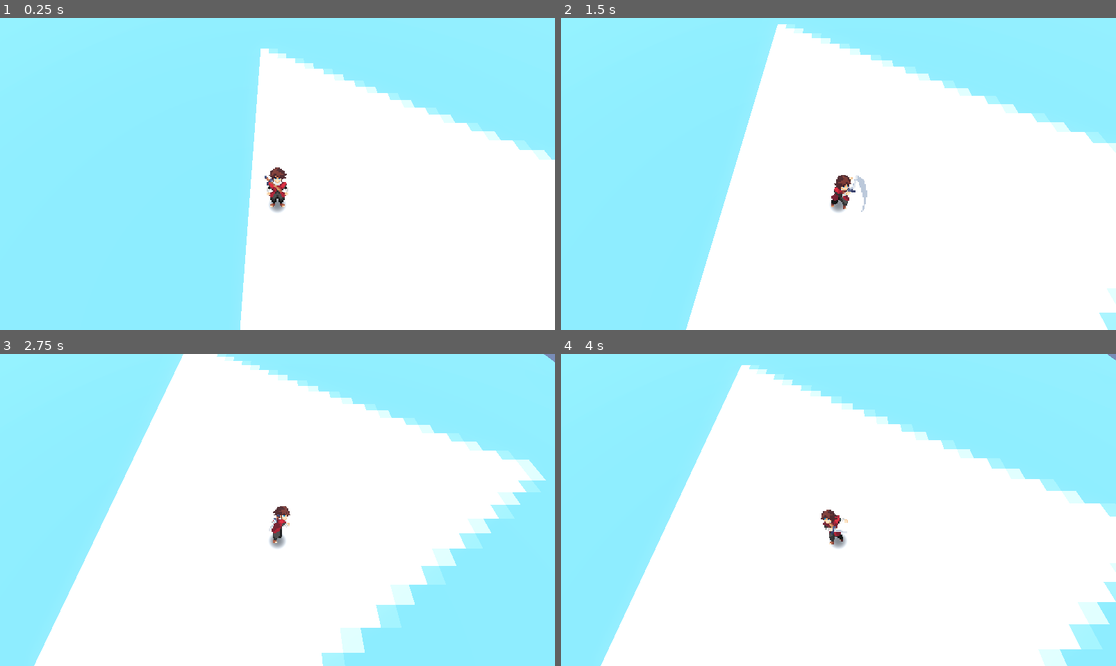
Above: before the commit, frames 1-4 (two rows, left to right).
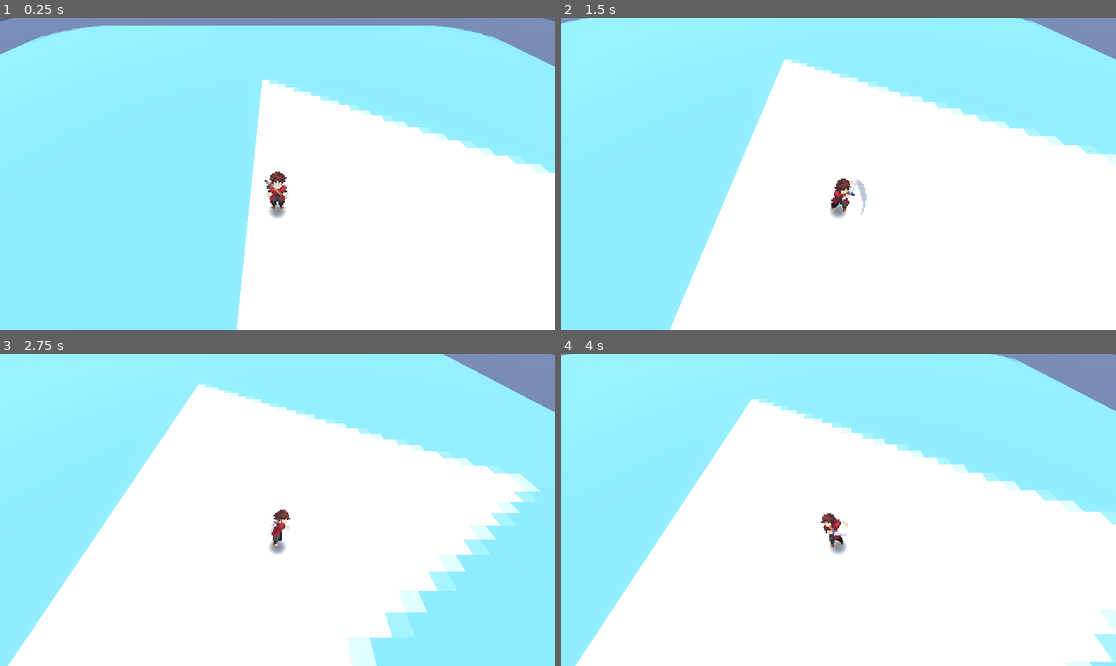
Above: after the commit, the same moments.

Repository: woliveira82/godot-prototype-2.5d
Game: Godot game, scene res://main.tscn
Same seed, same stepped clock (60 frames per second), same inputs: the game is played once before the commit and once after it. The engine's default icon, where the game draws it, is replaced by a stand-in: a white triangle on a blue panel in a dark square.
Inputs:
- Up to frame 1 (0.25 s): no input
- Up to frame 2 (1.5 s): hold D (right) 0.53-1.28 s; tap Space (attack) at 0.6, 1.35 s; hold S (down) from 1.28 s (still down)
- Up to frame 3 (2.75 s): release S (down) at 2.03 s; hold D (right) from 2.03 s (still down); tap Space (attack) at 2.1 s
- Up to frame 4 (4 s): release D (right) at 2.78 s; hold W (up) 2.78-3.53 s; tap Space (attack) at 2.85, 3.6 s; hold A (left) from 3.53 s (still down)

The runs differ from the first frame. In frame 1, 9.4% of the frame differs, in the area x 0-100%, y 0-100%; in frame 2, 8.3%; in frame 3, 13%, in the area x 1-100%, y 0-100%; in frame 4, 11%.

Commit message:
feat: add hitbox

Diff:
--- a/character.tscn
+++ b/character.tscn
@@ -1000,6 +1000,10 @@
 "speed": 8.0
 }]
 
+[sub_resource type="CylinderShape3D" id="CylinderShape3D_88tkl"]
+height = 1.0
+radius = 1.0
+
 [node name="CharacterBody3D" type="CharacterBody3D" unique_id=784886398]
 script = ExtResource("1_qi5as")
 
@@ -1014,19 +1018,27 @@
 
 [node name="AnimatedSprite3D" type="AnimatedSprite3D" parent="." unique_id=540744736]
 transform = Transform3D(1, 0, 0, 0, 1, 0, 0, 0, 1, 0, 1, 0)
-pixel_size = 0.052
+pixel_size = 0.05
 billboard = 1
 texture_filter = 0
 sprite_frames = SubResource("SpriteFrames_1bvp3")
-animation = &"atk_2_left"
+animation = &"atk_1_down"
 autoplay = "idle_down"
 
 [node name="CameraPivot" type="Node3D" parent="." unique_id=556064043]
 transform = Transform3D(1, 0, 0, 0, 1, 0, 0, 0, 1, 0, 2, 0)
 
 [node name="SpringArm3D" type="SpringArm3D" parent="CameraPivot" unique_id=1071224072]
-transform = Transform3D(1, 0, 0, 0, 0.49999997, 0.86602545, 0, -0.86602545, 0.49999997, 0, 0, 0)
+transform = Transform3D(1, 0, 0, 0, 0.64278764, 0.76604444, 0, -0.76604444, 0.64278764, 0, 0, 0)
 spring_length = 8.0
 
 [node name="Camera3D" type="Camera3D" parent="CameraPivot/SpringArm3D" unique_id=1935436998]
 current = true
+
+[node name="Hitbox" type="Area3D" parent="." unique_id=958202064]
+transform = Transform3D(1, 0, 0, 0, 1, 0, 0, 0, 1, 0, 0.5, 0.75)
+monitoring = false
+monitorable = false
+
+[node name="CollisionShape3D" type="CollisionShape3D" parent="Hitbox" unique_id=440882238]
+shape = SubResource("CylinderShape3D_88tkl")
--- a/character_body_3d.gd
+++ b/character_body_3d.gd
@@ -23,6 +23,7 @@
 
 @onready var pivot := $CameraPivot
 @onready var sprite := $AnimatedSprite3D
+@onready var hitbox := $Hitbox
 
 
 func _ready():
@@ -47,6 +48,7 @@
 		return
 
 	if wants_attack:
+		hitbox.monitoring = true
 		current_state = State.ATTACK
 		return
 
@@ -99,18 +101,23 @@
 	if abs(dir.x) > abs(dir.y):
 		if dir.x > 0:
 			facing = FaceDirection.RIGHT
+			hitbox.position = Vector3(0.75, 0.5, 0.0)
 		else:
 			facing = FaceDirection.LEFT
+			hitbox.position = Vector3(-0.75, 0.5, 0.0)
 
 	else:
 		if dir.y > 0:
 			facing = FaceDirection.DOWN
+			hitbox.position = Vector3(0.0, 0.5, 0.75)
 		else:
 			facing = FaceDirection.UP
+			hitbox.position = Vector3(0.0, 0.5, -0.75)
 
 
 func _on_animation_finished():
 	if current_state == State.ATTACK:
+		hitbox.monitoring = false
 		if input_dir != Vector2.ZERO:
 			current_state = State.WALK
 		else:
